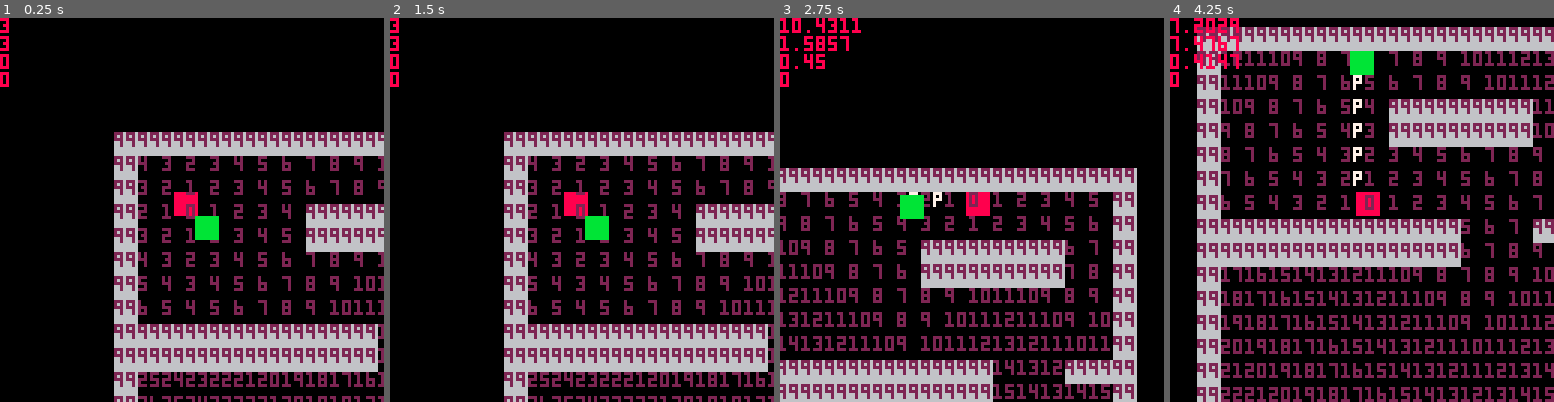
Above: before the commit, frames 1-4 (left to right).
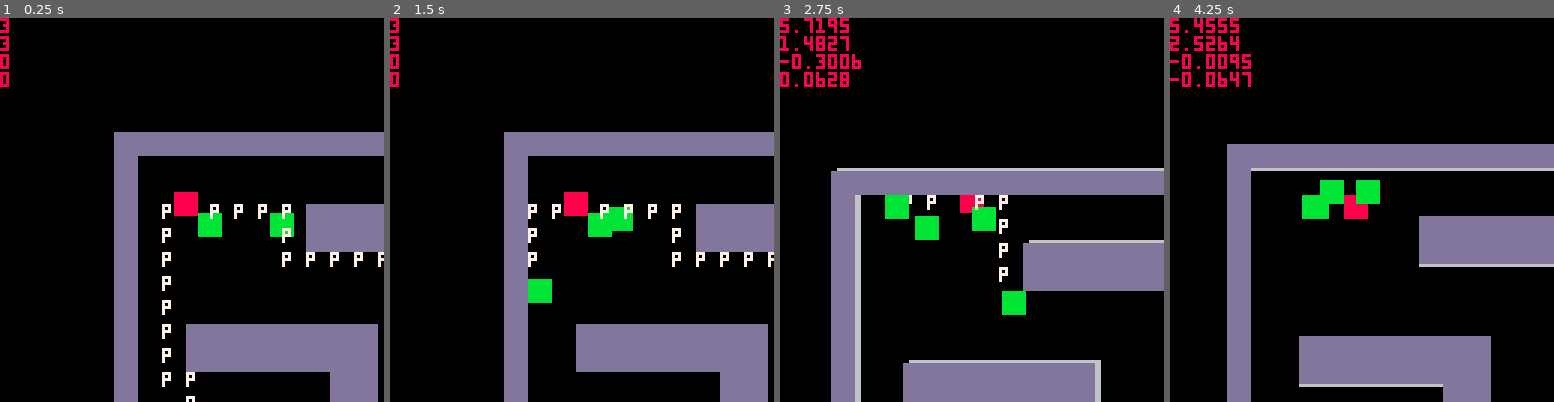
Above: after the commit, the same moments.

Repository: TripleADC/ZombiePico8
Game: PICO-8 cartridge zom8.p8
Two runs of this game, one before a commit and one after it. Both use one fixed random seed, a clock stepped at 60 frames per second and the inputs below.
Inputs:
- Up to frame 1 (0.25 s): no input
- Up to frame 2 (1.5 s): no input
- Up to frame 3 (2.75 s): hold Right 1.6-2.1 s; hold Up 2.15-2.42 s; hold Right from 2.47 s (still down)
- Up to frame 4 (4.25 s): release Right at 3.03 s; hold Left 3.08-3.58 s; hold Down 3.63-3.97 s; hold Right from 4.02 s (still down)

The runs differ from the first frame. In frame 1, 26% of the frame differs, in the area x 29-100%, y 29-100%; in frame 2, 27%; in frame 3, 38%; in frame 4, 56%, in the area x 0-100%, y 0-100%.

Commit message:
Added collision behaviour for zombies and players
- Also added "3D" walls via parallax scrolling

Diff:
--- a/zom8.p8
+++ b/zom8.p8
@@ -6,6 +6,7 @@
 map_width=16
 map_height=16
 m={}
+z_id=0
 
 function _init()
     --player init
@@ -15,6 +16,9 @@
     --enemies init
     zombies={}
     make_zombie(4,4)
+    make_zombie(7,5)
+    make_zombie(3,13)
+    make_zombie(12,14)
 
     --map init
     m=make_map()
@@ -32,13 +36,18 @@
     p:draw()
 
     --map
-    print_map(m)
+    -- print_map(m)
     cam:draw()
+    print_3D_map(m)
 
     --zombie
 	for zombie in all(zombies) do
 		zombie:draw()
         enemy_collide(p, zombie)
+
+        for zombie_2 in all(zombies) do
+            enemy_collide(zombie, zombie_2)
+        end
 	end
 
     --debug
@@ -79,8 +88,8 @@
         h=0.45,
         dx=0,
         dy=0,
-        max_dx=0.5,
-        max_dy=0.5,
+        max_dx=0.4,
+        max_dy=0.4,
         accel=0.1,
 
         -- functions
@@ -119,7 +128,7 @@
             if not solid_area(self.x,self.y+self.dy,self.w,self.h) then
                 self.y+=self.dy
             else
-                self.dy=0
+                self.dy*=-0.5
                 self.y+=self.dy
             end
 
@@ -133,6 +142,7 @@
 
 function make_zombie(x, y)
     add(zombies,{
+        id=z_id,
 		sp=4,
 		x=x,
 		y=y,
@@ -140,9 +150,9 @@
 		h=0.45,
 		dx=0,
 		dy=0,
-		max_dx=0.2,
-		max_dy=0.2,
-		accel=0.1,
+		max_dx=0.15,
+		max_dy=0.15,
+		accel=0.075,
         pathToP={},
 
         getPath=function(self)
@@ -173,6 +183,7 @@
                 if flr(self.x) == nextTile.x and flr(self.y) == nextTile.y then
                     del(path)  -- Remove the reached tile from the path
                 else
+                    zombie_collide(self)
                     --map collide
                     if not solid_area(self.x+self.dx,self.y,self.w,self.h) then
                         self.x+=self.dx
@@ -193,6 +204,7 @@
 			spr(self.sp,(self.x*8)-4,(self.y*8)-4)
 		end
 		})
+    z_id+=1
 end
 
 function make_camera()
@@ -229,11 +241,7 @@
         -- adding new row
         m[j]={}
         for i=0, map_width do
-            if solid(i, j) then
-                m[j][i]=99
-            else
-                m[j][i]=0
-            end
+            m[j][i]=0
         end
     end
     return m
@@ -249,6 +257,17 @@
     end
 end
 
+function print_3D_map(m)
+    for j=0, map_height do
+        -- adding new row
+        for i=0, map_width do
+            if solid(i, j) then
+                spr(3,i*8,j*8)
+            end
+        end
+    end
+end
+
 function pathfind(t)
     local min = m[flr(t.y)][flr(t.x)]
     local save_ax = flr(t.x)
@@ -268,7 +287,7 @@
         local ay = flr(t.y) + d.y    -- d.y looks up or down
 
         -- if the adjacent tile is passable and hasn't yet been traversed (i.e. distance is 9999)
-        if not solid(ax, ay) and m[ay][ax] < min then
+        if not solid(ax, ay) and m[ay][ax] <= min then
             min = m[ay][ax]
             save_ax = ax
             save_ay = ay
@@ -344,14 +363,37 @@
 -->8
 -- enemy collisions
 function enemy_collide(p, z)
-    if detect_collide(p,z) then
-        print("c", p.x, p.y, 8)
-    end
-end
-
-function detect_collide(p, z)
-    return ((((p.x <= z.x) and (z.x <= p.x+p.w+0.5)) and (((p.y <= z.y+z.h+0.5) and (z.y+z.h+0.5 <= p.y+p.h+0.5)) or ((z.y <= p.y+p.h+0.5) and (p.y+p.h+0.5 <= z.y+z.h+0.5)))) or
-             (((z.x <= p.x) and (p.x <= z.x+z.w+0.5)) and (((p.y <= z.y+z.h+0.5) and (z.y+z.h+0.5 <= p.y+p.h+0.5)) or ((z.y <= p.y+p.h+0.5) and (p.y+p.h+0.5 <= z.y+z.h+0.5)))))
+    if detect_collide(p, z, 0.5) then
+        p.dx *= -1
+        p.dy *= -1
+        z.dx *= -1
+        z.dy *= -1
+    end
+end
+
+function detect_collide(p, z, offset)
+    local a = (((p.y <= z.y+z.h+offset) and (z.y+z.h+offset <= p.y+p.h+offset)) or ((z.y <= p.y+p.h+offset) and (p.y+p.h+offset <= z.y+z.h+offset)))
+    return (((p.x <= z.x) and (z.x <= p.x+p.w+offset)) and a or
+             (((z.x <= p.x) and (p.x <= z.x+z.w+offset)) and a))
+end
+
+function zombie_collide(z)
+    for zombie in all(zombies) do
+        if detect_zombie_collide(zombie, z) then
+            -- both going same direction, repel one
+            local a = (zombie.dx > 0 and z.dx > 0) or (zombie.dx < 0 and z.dx < 0)
+            local b = (zombie.dy > 0 and z.dy > 0) or (zombie.dy < 0 and z.dy < 0)
+
+            if a and b then
+                z.dx*=-1
+                z.dy*=-1
+            end
+        end
+    end
+end
+
+function detect_zombie_collide(z1, z2)
+   return z1.id != z2.id and detect_collide(z1, z2, 0.5)
 end
 
 -- wall collision
@@ -369,16 +411,16 @@
 end
 
 __gfx__
-00000000888888886666666655555555bbbbbbbb0000000000000000000000000000000000000000000000000000000000000000000000000000000000000000
-00000000888888886666666655555555bbbbbbbb0000000000000000000000000000000000000000000000000000000000000000000000000000000000000000
-00700700888888886666666655555555bbbbbbbb0000000000000000000000000000000000000000000000000000000000000000000000000000000000000000
-00077000888888886666666655555555bbbbbbbb0000000000000000000000000000000000000000000000000000000000000000000000000000000000000000
-00077000888888886666666655555555bbbbbbbb0000000000000000000000000000000000000000000000000000000000000000000000000000000000000000
-00700700888888886666666655555555bbbbbbbb0000000000000000000000000000000000000000000000000000000000000000000000000000000000000000
-00000000888888886666666655555555bbbbbbbb0000000000000000000000000000000000000000000000000000000000000000000000000000000000000000
-00000000888888886666666655555555bbbbbbbb0000000000000000000000000000000000000000000000000000000000000000000000000000000000000000
+000000008888888866666666ddddddddbbbbbbbb0000000000000000000000000000000000000000000000000000000000000000000000000000000000000000
+000000008888888866666666ddddddddbbbbbbbb0000000000000000000000000000000000000000000000000000000000000000000000000000000000000000
+007007008888888866666666ddddddddbbbbbbbb0000000000000000000000000000000000000000000000000000000000000000000000000000000000000000
+000770008888888866666666ddddddddbbbbbbbb0000000000000000000000000000000000000000000000000000000000000000000000000000000000000000
+000770008888888866666666ddddddddbbbbbbbb0000000000000000000000000000000000000000000000000000000000000000000000000000000000000000
+007007008888888866666666ddddddddbbbbbbbb0000000000000000000000000000000000000000000000000000000000000000000000000000000000000000
+000000008888888866666666ddddddddbbbbbbbb0000000000000000000000000000000000000000000000000000000000000000000000000000000000000000
+000000008888888866666666ddddddddbbbbbbbb0000000000000000000000000000000000000000000000000000000000000000000000000000000000000000
 __gff__
-0000010000000000000000000000000000000000000000000000000000000000000000000000000000000000000000000000000000000000000000000000000000000000000000000000000000000000000000000000000000000000000000000000000000000000000000000000000000000000000000000000000000000000
+0000010001000000000000000000000000000000000000000000000000000000000000000000000000000000000000000000000000000000000000000000000000000000000000000000000000000000000000000000000000000000000000000000000000000000000000000000000000000000000000000000000000000000
 0000000000000000000000000000000000000000000000000000000000000000000000000000000000000000000000000000000000000000000000000000000000000000000000000000000000000000000000000000000000000000000000000000000000000000000000000000000000000000000000000000000000000000
 __map__
 0202020202020202020202020202020202000000000000000000000000000000000000000000000000000000000000000000000000000000000000000000000000000000000000000000000000000000000000000000000000000000000000000000000000000000000000000000000000000000000000000000000000000000
@@ -389,10 +431,10 @@
 0200000000000000000000000000000002000000000000000000000000000000000000000000000000000000000000000000000000000000000000000000000000000000000000000000000000000000000000000000000000000000000000000000000000000000000000000000000000000000000000000000000000000000
 0200000000000000000000000000000002000000000000000000000000000000000000000000000000000000000000000000000000000000000000000000000000000000000000000000000000000000000000000000000000000000000000000000000000000000000000000000000000000000000000000000000000000000
 0200000000000000000000000000000002000000000000000000000000000000000000000000000000000000000000000000000000000000000000000000000000000000000000000000000000000000000000000000000000000000000000000000000000000000000000000000000000000000000000000000000000000000
-0202020202020202020202000000020202000000000000000000000000000000000000000000000000000000000000000000000000000000000000000000000000000000000000000000000000000000000000000000000000000000000000000000000000000000000000000000000000000000000000000000000000000000
-0202020202020202020202000000000002000000000000000000000000000000000000000000000000000000000000000000000000000000000000000000000000000000000000000000000000000000000000000000000000000000000000000000000000000000000000000000000000000000000000000000000000000000
-0200000000000000000000000000000002000000000000000000000000000000000000000000000000000000000000000000000000000000000000000000000000000000000000000000000000000000000000000000000000000000000000000000000000000000000000000000000000000000000000000000000000000000
-0200000000000000000000000000000002000000000000000000000000000000000000000000000000000000000000000000000000000000000000000000000000000000000000000000000000000000000000000000000000000000000000000000000000000000000000000000000000000000000000000000000000000000
+0200000202020202020202000000020202000000000000000000000000000000000000000000000000000000000000000000000000000000000000000000000000000000000000000000000000000000000000000000000000000000000000000000000000000000000000000000000000000000000000000000000000000000
+0200000202020202020202000000020202000000000000000000000000000000000000000000000000000000000000000000000000000000000000000000000000000000000000000000000000000000000000000000000000000000000000000000000000000000000000000000000000000000000000000000000000000000
+0200000000000000000202000000000002000000000000000000000000000000000000000000000000000000000000000000000000000000000000000000000000000000000000000000000000000000000000000000000000000000000000000000000000000000000000000000000000000000000000000000000000000000
+0200000000000000000202000000000002000000000000000000000000000000000000000000000000000000000000000000000000000000000000000000000000000000000000000000000000000000000000000000000000000000000000000000000000000000000000000000000000000000000000000000000000000000
 0200000000000000000000000000000002000000000000000000000000000000000000000000000000000000000000000000000000000000000000000000000000000000000000000000000000000000000000000000000000000000000000000000000000000000000000000000000000000000000000000000000000000000
 0200000000000000000000000000000002000000000000000000000000000000000000000000000000000000000000000000000000000000000000000000000000000000000000000000000000000000000000000000000000000000000000000000000000000000000000000000000000000000000000000000000000000000
 0200000000000000000000000000000002000000000000000000000000000000000000000000000000000000000000000000000000000000000000000000000000000000000000000000000000000000000000000000000000000000000000000000000000000000000000000000000000000000000000000000000000000000
